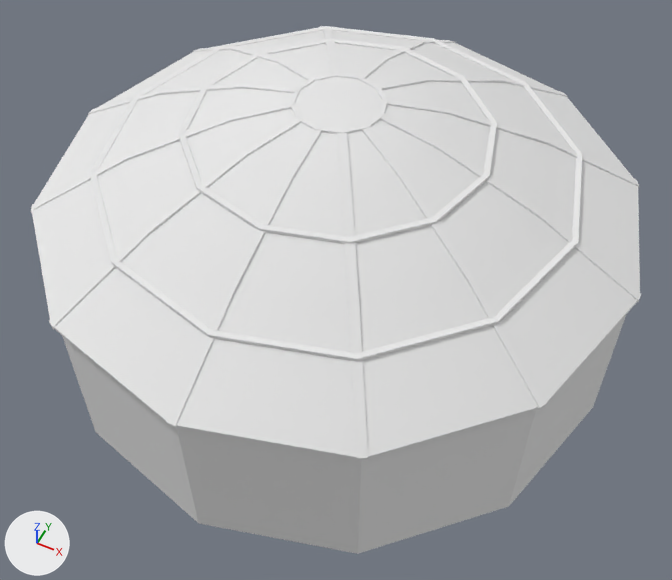
The OBJ model Assets/Arts/Model/12facewall.obj: old version first, new version second.
The view is the same before and after, from a 50 mm lens placed at (10.3, -20.8, 27.4), pointed at (0.8, -1.7, 3.6). Arrows for +X, +Y and +Z are at lower left; the lights stay in place. Where no turn or scale is listed for an object, it has been applied to the vertices.

Script lines for the objects in view, before the commit:
```python
me_12facewall = bpy.data.meshes.new('12facewall')
me_12facewall.from_pydata(...)  # 554 vertices, 528 faces; spans x -10.2..10.2, y -10.2..10.2, z 0.2..10.3
# faces by material slot: [84, 444]
me_12facewall.materials.append(mat_phong1sg)  # white #e7e7e7
me_12facewall.materials.append(mat_initialshadinggroup)  # white #e7e7e7
ob_12facewall = bpy.data.objects.new('12facewall', me_12facewall)
ob_12facewall.location = (0.0, 0.0, 0.0)
```
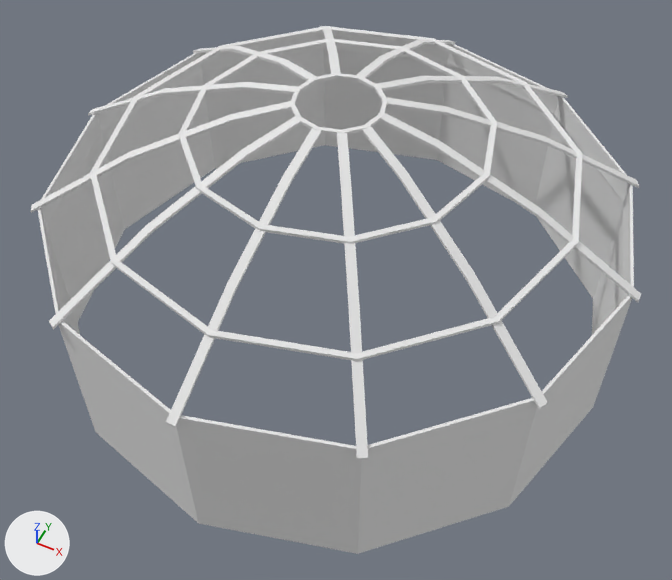
The newer file is also turned or shifted as a whole; pictures and numbers use the older file's frame.

Where the change shows, as pixel boxes (x1, y1, x2, y2) in the pictures (672 x 580 px; the box of a moved part takes in the faces that stretch with it):
'12facewall', reshaped: before (31, 26, 641, 554); after (30, 26, 641, 554)
part 1 of me_12facewall, deleted: before (32, 28, 640, 460)
part 2 of me_12facewall, moved or reshaped: (230, 51, 447, 186) in both
part 3 of me_12facewall, moved or reshaped: before (62, 336, 198, 522); after (38, 208, 198, 523)

What changed in the scene script:
```text
Change me_12facewall:
    used by ob_12facewall; location = (0.0, 0.0, 0.0)
    remove me_12facewall.from_pydata(...)  # 554 vertices, 528 faces; spans x -10.2..10.2, y -10.2..10.2, z 0.2..10.3
    remove me_12facewall.materials.append(mat_phong1sg)  # white #e7e7e7
    add me_12facewall.from_pydata(...)  # 480 vertices, 444 faces; spans x -10.2..10.2, y -10.2..10.2, z 0.2..10.0
    me_12facewall part 1: the loose piece of 74 vertices spanning x -10.2..10.2, y -10.2..10.2, z 6.1..10.3 is deleted
    me_12facewall part 2
    80 faces are deleted
    80 new faces join them
    me_12facewall part 3
    1 vertex is removed from x -5.0, y -8.6, z 6.2
    6 faces are deleted
    1 vertex moves within x -5.0, y -8.6, z 6.2
    1 vertex is added at (-5.0, -8.7, 6.2)
    6 new faces join them
```
